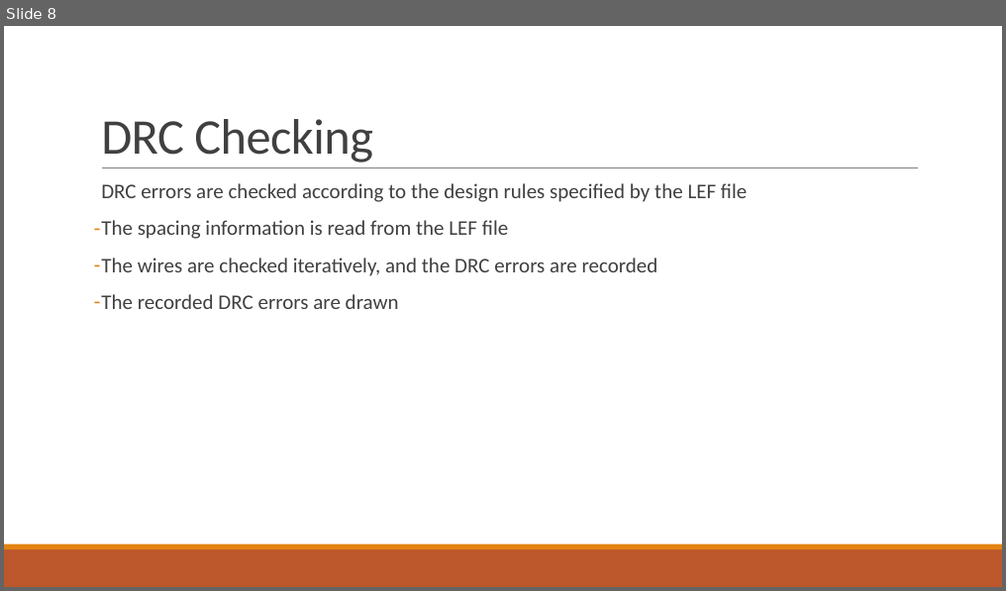
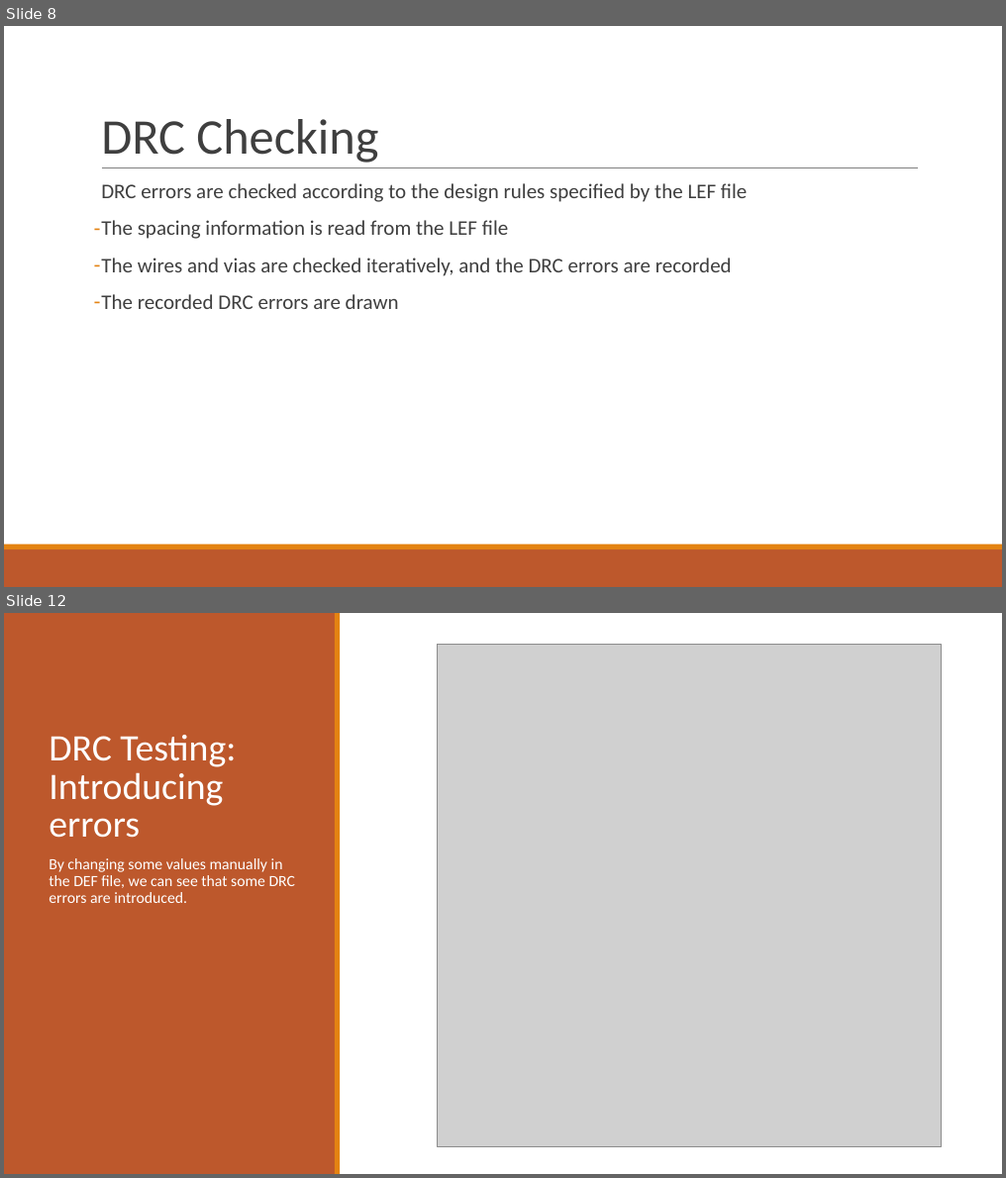
Before and after one commit to AhmedSharaf98/DEF-to-SVG, a slide deck: docs/DEF-LEF to SVG.pptx. Shown one above the other, each under a label of ours: slide 8 before the commit, slides 8 and 12 after it; the slides between them are not shown. The pictures are 1006x591 and 1006x1178 pixels, drawn with LibreOffice and Linux fonts; fonts in the diff are those of the drawing; grey boxes stand for pictures. Boxes give left, top, right and bottom in pixels: in the first picture for what was removed or moved away, otherwise in the second. Text is boxed around its words. In the diff, an @@ line names an element or a change of style, - is before the commit and + after.

```diff
--- a/docs/DEF-LEF to SVG.pptx
+++ b/docs/DEF-LEF to SVG.pptx
@@ slide 12 added at <box>4,613,1002,1174</box>, background #FFFFFF @@
@@ rectangle added at <box>4,613,336,1174</box>, fill #BD582C @@
@@ rectangle added at <box>335,613,341,1174</box>, fill #E48312 @@
@@ picture added at <box>438,645,942,1148</box> @@
@@ title added at <box>49,735,236,838</box>, 36 pt, text #FFFFFF @@
+DRC Testing: Introducing errors
@@ text added at <box>49,859,295,903</box>, 15 pt, text #FFFFFF @@
+By changing some values manually in the DEF file, we can see that some DRC errors are introduced.
@@ slide 8 changed as well @@
@@ title "DRC Checking" at <box>101,119,378,163</box>: text colour #404040 to #3F3F3F, letter spacing -0.5 to 0 pt @@
@@ text at <box>101,183,746,309</box>: text colour #404040 to #3F3F3F in "DRC errors are checked according to the ...", "The spacing information is read from the ...", "The recorded DRC errors are drawn"; indent changed; less space between paragraphs @@
@@ text at <box>101,258,732,276</box>: text changed; text colour #404040 to #3F3F3F @@
-– The wires are checked iteratively, and the DRC errors are recorded
+– The wires and vias are checked iteratively, and the DRC errors are recorded
```
Also in this commit, not shown: 13 other slides changed, 6 other slides added, 5 slides removed.
